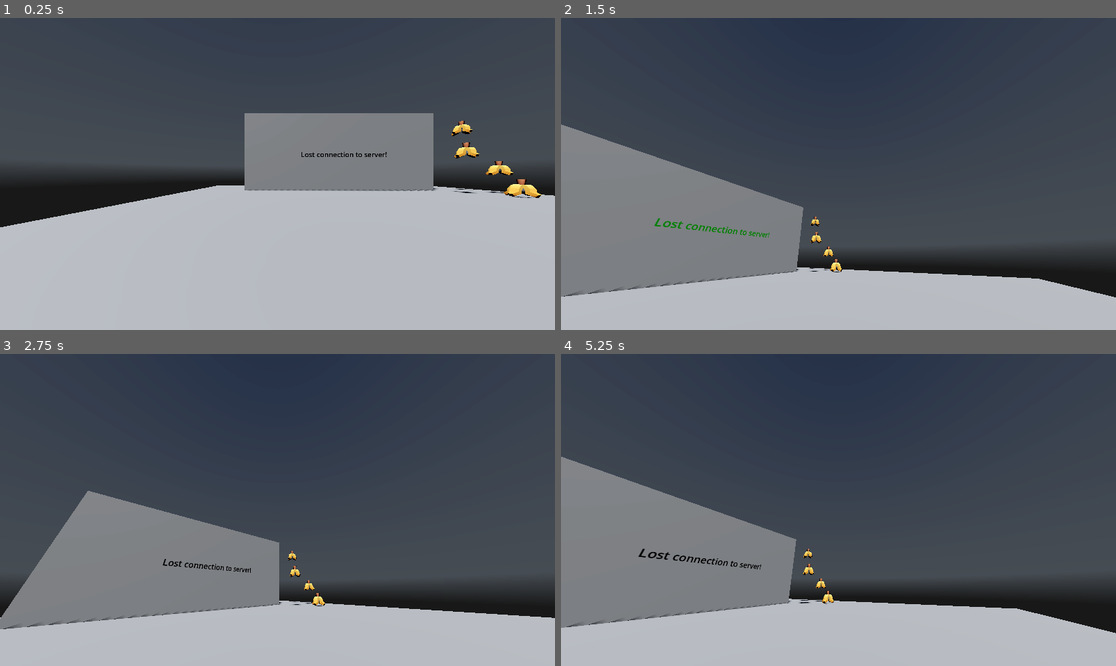
Above: before the commit, frames 1-4 (two rows, left to right).
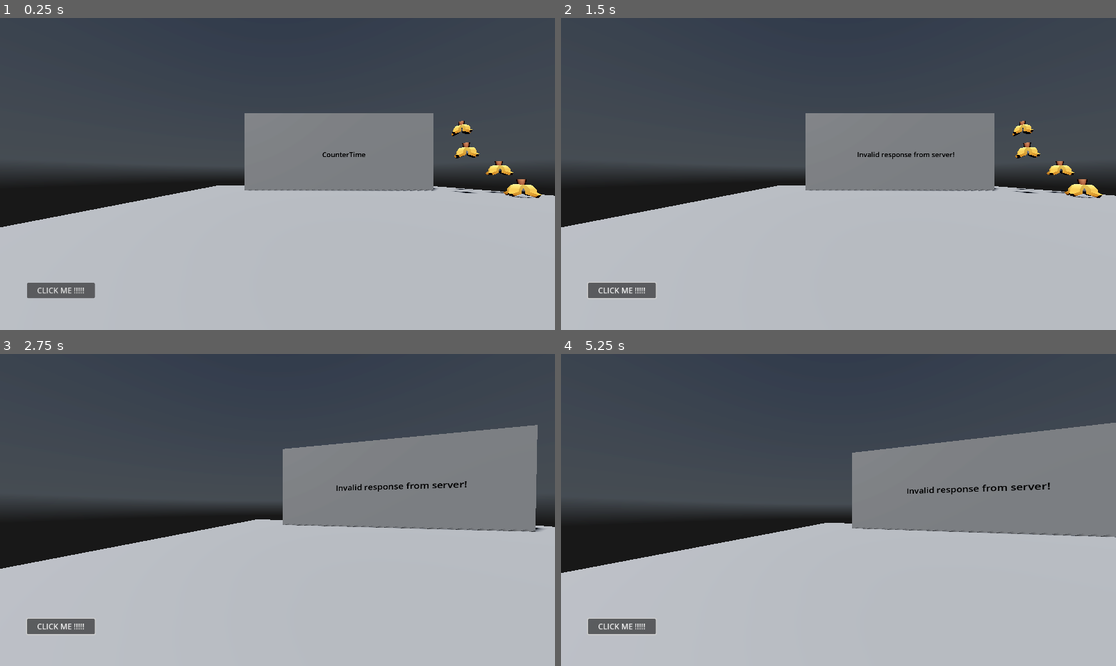
Above: after the commit, the same moments.

Repository: COMP2281/software-engineering-group24-25-06
Game: Godot game, scene res://main.tscn
The game is run twice, just before and just after one commit, with the same random seed, the same clock (stepped at 60 frames per second) and the same inputs. A sky picture missing from this copy of the repository is replaced by a grey-blue gradient.
Inputs (mouse positions are in pixels of both pictures, inside the frame that each line leads up to):
- Up to frame 1 (0.25 s): no input
- Up to frame 2 (1.5 s): click (622, 289) at 0.5 s, where only the run after the commit has a clickable "CLICK ME !!!!!"; tap Enter (ui_accept) at 1.25 s; move the mouse to (866, 174) at 1.27 s; hold Up (ui_up) from 1.28 s (still down); hold P (test_action) from 1.28 s (still down); click (866, 174) at 1.42 s
- Up to frame 3 (2.75 s): keep holding Up (ui_up); tap Enter (ui_accept) at 1.52, 2, 2.27 s; move the mouse to (249, 510) at 2.02 s; release P (test_action) at 2.03 s; tap Alt (freefly) at 2.1 s; tap P (test_action) at 2.3 s
- Up to frame 4 (5.25 s): keep holding Up (ui_up); tap Enter (ui_accept) at 2.75, 3.5, 3.77, 4.25, 4.52, 5 s; move the mouse to (849, 503) at 2.77 s; hold P (test_action) 2.78-3.53 s; tap Shift (sprint) at 2.85 s; move the mouse to (832, 516) at 3.52 s; tap P (test_action) at 3.6, 4.55, 5.1 s; click (832, 516) at 3.67 s; move the mouse to (877, 513) at 4.27 s; hold O (typing, bound only before the commit) 4.28-5.03 s; move the mouse to (794, 506) at 5.02 s

The runs differ from the first frame. In frame 1, 0.7% of the frame differs, in the area x 4-70%, y 42-90%; in frame 2, 43%; in frame 3, 45%; in frame 4, 46%, in the area x 0-100%, y 22-90%.

Commit message:
V1.8
- Changed TCP into HTTP, basic server client test interface created

Diff:
--- a/godot_interface_test/interface_godot/main.gd
+++ b/godot_interface_test/interface_godot/main.gd
@@ -1,64 +1,45 @@
 extends Node3D
 
-@onready var line_edit: LineEdit = $CanvasLayer/LineEdit
-var client = StreamPeerTCP.new()
+@onready var line_edit = $CanvasLayer/LineEdit
+@onready var display_board = $DisplayBoardText
 
-func _ready() -> void:
+#HTTP request node reference then actually create it on ready
+var http_request: HTTPRequest
+
+func _ready():
+	http_request = HTTPRequest.new()
+	add_child(http_request)
+	http_request.request_completed.connect(_on_request_completed) #signal emitted when request is done
+
 	line_edit.text_submitted.connect(_on_LineEdit_text_entered)
 	line_edit.visible = false
-	$DisplayBoardText.text = "CounterTime"
-	connect_to_server()
+	display_board.text = "CounterTime"
 
-func connect_to_server():
-	var ip = "127.0.0.1"
-	var port = 5011
+func _on_request_completed(result, response_code, headers, body):
+	var json = JSON.parse_string(body.get_string_from_utf8())
+	if json==null:
+		display_board.text = " Invalid response from server!"
+		return
 
-	var error = client.connect_to_host(ip, port)
-	print(error)
-	OS.delay_msec(500)
-
-	client.poll()
-	if client.get_status() != StreamPeerTCP.STATUS_CONNECTED:
-		print("Failed to establish connection")
-		$DisplayBoardText.text = "Failed to establish connection!"
-
-func _process(_delta):
-	client.poll() #Fixed issue -> Need to poll to update the state.
-	var status = client.get_status()
-
-	if status == StreamPeerTCP.STATUS_CONNECTED:
-		send("") #Simple test to show messages can be sent to python server (will infinitely loop for now)
-		var available_bytes = client.get_available_bytes()
-		if available_bytes > 0 :
-			print("Available bytes: ", available_bytes)
-			var data = client.get_partial_data(available_bytes)
-			print("Received data: ", data[1])
-			var decoded_data = data[1].get_string_from_ascii()
-			decoded_data = decoded_data.trim_prefix("\"").trim_suffix("\"") #JSON format
-			print("Decoded data: ",decoded_data)
-			$DisplayBoardText.text = decoded_data
-
-	else:
-		print("Lost connection!")
-		$DisplayBoardText.text = "Lost connection to server!"
+	if json.has("message"): #For GET
+		display_board.text = json["message"]
+	elif json.has("status") and json.has("received"): #For POST
+		print("Server received our message: ", json["received"])
 
 func _on_LineEdit_text_entered(text):
 	print("Typed message: ", text)
+
+	var url = "http://127.0.0.1:8000/"
+	var headers = ["Content-Type: application/json"]
+	var json_data = JSON.stringify({"content": text})
+
+	var error = http_request.request(url, headers, HTTPClient.METHOD_POST, json_data)
+	if error != OK:
+		print("An error has occured when sending the message")
+
 	$ProtoController.can_move = true
 	line_edit.visible = false
 	line_edit.text = ""
-
-
-func send(data): #data needs to be PackedByteArray type
-	client.poll()
-
-	var test_string = "Hello from Godot"
-	var encoded_string = test_string.to_ascii_buffer()
-	print("Encoded string: ", encoded_string)
-	var error = client.put_data(encoded_string)
-
-	if error != OK:
-		print("Error writing to stream: ", error)
 
 func _input(event):
 	if event.is_action_pressed("typing"):
@@ -70,6 +51,10 @@
 
 	if event.is_action_pressed("test_action"):
 		$DisplayBoardText.modulate = Color.DARK_GREEN
+	if event.is_action_pressed("test_action"):
+		$DisplayBoardText.modulate = Color.BLACK
 
-	if event.is_action_released("test_action"):
-		$DisplayBoardText.modulate = Color.BLACK
+func _on_button_pressed():
+	var url = "http://127.0.0.1:8000/"
+	var headers = ["Content-Type: application/json"]
+	http_request.request(url, headers, HTTPClient.METHOD_GET)
--- a/godot_interface_test/interface_godot/main.tscn
+++ b/godot_interface_test/interface_godot/main.tscn
@@ -75,3 +75,12 @@
 offset_top = 521.0
 offset_right = 1093.0
 offset_bottom = 578.0
+
+[node name="Button" type="Button" parent="CanvasLayer"]
+offset_left = 56.0
+offset_top = 550.0
+offset_right = 197.0
+offset_bottom = 582.0
+text = "CLICK ME !!!!!"
+
+[connection signal="pressed" from="CanvasLayer/Button" to="." method="_on_button_pressed"]
--- a/godot_interface_test/interface_godot/project.godot
+++ b/godot_interface_test/interface_godot/project.godot
@@ -59,6 +59,6 @@
 }
 typing={
 "deadzone": 0.5,
-"events": [Object(InputEventKey,"resource_local_to_scene":false,"resource_name":"","device":-1,"window_id":0,"alt_pressed":false,"shift_pressed":false,"ctrl_pressed":false,"meta_pressed":false,"pressed":false,"keycode":0,"physical_keycode":79,"key_label":0,"unicode":111,"location":0,"echo":false,"script":null)
+"events": [Object(InputEventKey,"resource_local_to_scene":false,"resource_name":"","device":-1,"window_id":0,"alt_pressed":false,"shift_pressed":true,"ctrl_pressed":false,"meta_pressed":false,"pressed":false,"keycode":0,"physical_keycode":79,"key_label":0,"unicode":79,"location":0,"echo":false,"script":null)
 ]
 }
Not shown, changed: godot_interface_test/interface_py/server.py
